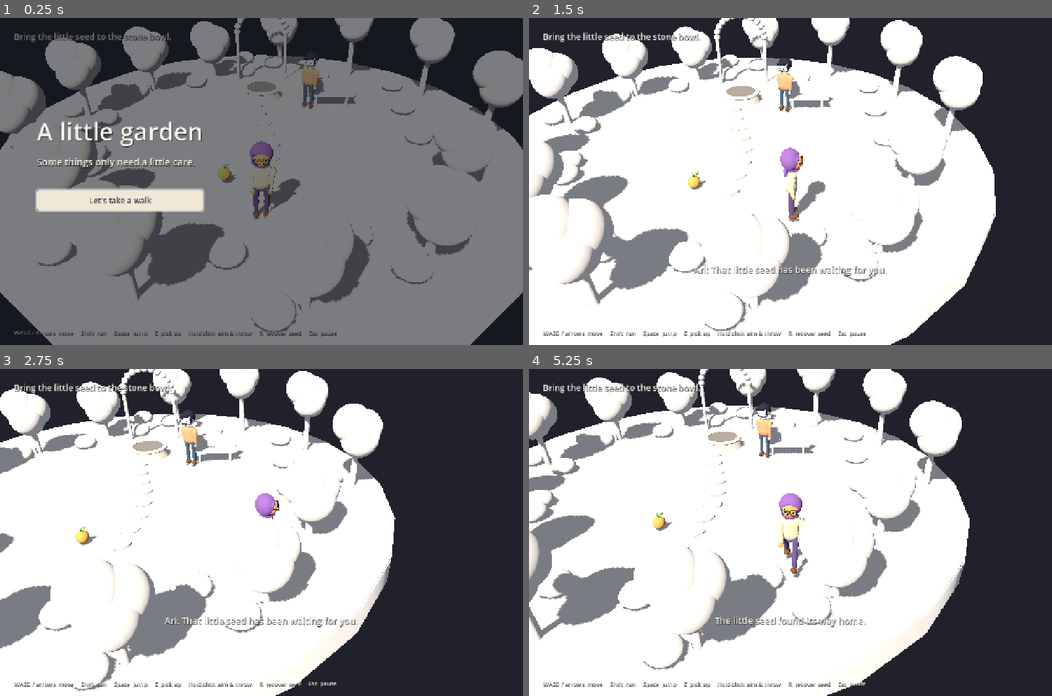
Above: before the commit, frames 1-4 (two rows, left to right).
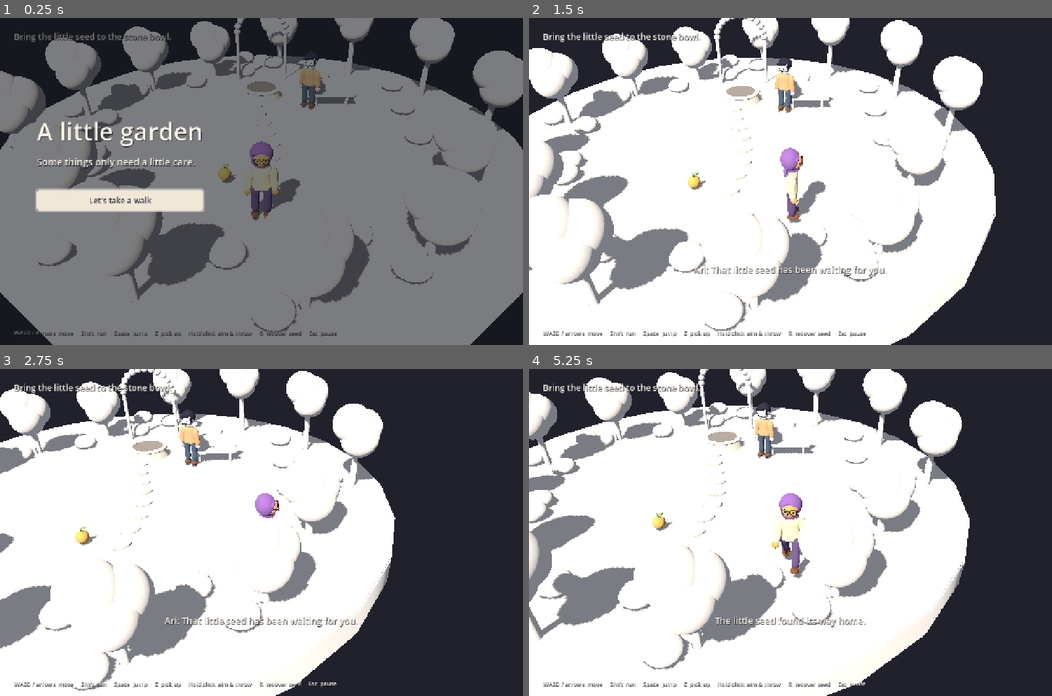
Above: after the commit, the same moments.

Repository: DancingPumpkin65/little-garden
Game: Godot game, scene res://main.tscn
The game is run twice, just before and just after one commit, with the same random seed, the same clock (stepped at 60 frames per second) and the same inputs.
Inputs (mouse positions are in pixels of both pictures, inside the frame that each line leads up to):
- Up to frame 1 (0.25 s): no input
- Up to frame 2 (1.5 s): tap Enter at 0.5 s; move the mouse to (905, 165) at 0.52 s; hold D 0.53-1.25 s; tap E at 0.6 s; click (905, 165) at 0.67 s; tap Space at 0.77 s; drag from (685, 197) to (764, 246) at 1.27 s
- Up to frame 3 (2.75 s): move the mouse to (313, 460) at 2.02 s; hold D from 2.03 s (still down); hold Shift from 2.03 s (still down)
- Up to frame 4 (5.25 s): release D at 2.75 s; release Shift at 2.75 s; drag from (764, 597) to (633, 483) at 2.77 s; move the mouse to (947, 581) at 3.52 s; hold A 3.53-4.25 s; tap R at 3.6 s; tap Space at 3.77 s; drag from (633, 483) to (712, 450) at 4.27 s; move the mouse to (816, 532) at 5.02 s; hold S from 5.03 s (still down); tap E at 5.1 s; click (816, 532) at 5.17 s

The runs differ from the first frame. In frame 1, 0.4% of the frame differs, in the area x 46-63%, y 15-62%; in frame 2, 0.4%; in frame 3, 0.2%; in frame 4, 0.5%, in the area x 43-54%, y 15-65%.

Commit message:
Use reference comparisons and continuous skinned limbs to improve character construction

Diff:
--- a/scripts/character.gd
+++ b/scripts/character.gd
@@ -9,6 +9,8 @@
 var head := Node3D.new()
 var knees: Array[Node3D] = []
 var elbows: Array[Node3D] = []
+var arm_rigs: Array[Skeleton3D] = []
+var leg_rigs: Array[Skeleton3D] = []
 var gait := 0.0
 var carrying := false
 var drive := Vector3.ZERO
@@ -31,7 +33,7 @@
 	var trouser := Shapes.material(Color("506273") if npc else Color("655080"))
 	var boots := Shapes.material(Color("815438"))
 	# The torso has a shoulder line, waist and hem; the hip is a separate volume.
-	Shapes.profile(visual, [Vector3(1.18, 0.01, 0.01), Vector3(1.22, 0.32, 0.19), Vector3(1.42, 0.28, 0.175), Vector3(1.66, 0.27, 0.18), Vector3(1.88, 0.35, 0.19), Vector3(1.98, 0.29, 0.16), Vector3(2.02, 0.13, 0.12)], coat)
+	Shapes.profile(visual, [Vector3(1.17, 0.01, 0.01), Vector3(1.18, 0.37, 0.22), Vector3(1.20, 0.37, 0.22), Vector3(1.34, 0.34, 0.22), Vector3(1.52, 0.30, 0.20), Vector3(1.72, 0.30, 0.20), Vector3(1.88, 0.35, 0.20), Vector3(1.98, 0.29, 0.17), Vector3(2.02, 0.13, 0.12)], coat)
 	Shapes.profile(visual, [Vector3(1.12, 0.22, 0.15), Vector3(1.25, 0.29, 0.18), Vector3(1.35, 0.25, 0.16)], trouser)
 	Shapes.cylinder(visual, Vector3(0, 2.06, 0), 0.105, 0.18, skin)
 	visual.add_child(head)
@@ -63,27 +65,27 @@
 		var side: float = pair[1]
 		visual.add_child(arm)
 		arm.position = Vector3(side * 0.35, 1.91, 0)
-		Shapes.profile(arm, [Vector3(-0.46, 0.09, 0.095), Vector3(-0.23, 0.115, 0.11), Vector3(-0.05, 0.135, 0.12), Vector3(0.04, 0.025, 0.025)], coat)
+		var arm_mesh := Shapes.profile(arm, [Vector3(-0.88, 0.01, 0.01), Vector3(-0.84, 0.105, 0.105), Vector3(-0.68, 0.125, 0.12), Vector3(-0.54, 0.135, 0.125), Vector3(-0.45, 0.13, 0.13), Vector3(-0.38, 0.135, 0.13), Vector3(-0.24, 0.15, 0.14), Vector3(-0.08, 0.155, 0.145), Vector3(0.04, 0.03, 0.03)], coat, 0.43)
+		arm_rigs.append(arm_mesh.get_node(arm_mesh.skeleton) as Skeleton3D)
 		var elbow := Node3D.new()
 		arm.add_child(elbow)
 		elbow.position.y = -0.43
 		elbows.append(elbow)
-		Shapes.profile(elbow, [Vector3(-0.4, 0.072, 0.072), Vector3(-0.22, 0.088, 0.085), Vector3(0.02, 0.09, 0.095)], coat)
-		Shapes.sphere(elbow, Vector3(0, -0.44, 0.015), Vector3(0.17, 0.23, 0.15), skin)
+		Shapes.sphere(elbow, Vector3(0, -0.44, 0.015), Vector3(0.25, 0.26, 0.23), skin)
 	for pair in [[left_leg, -1.0], [right_leg, 1.0]]:
 		var leg: Node3D = pair[0]
 		var side: float = pair[1]
 		visual.add_child(leg)
-		leg.position = Vector3(side * 0.18, 1.27, 0)
-		Shapes.profile(leg, [Vector3(-0.58, 0.085, 0.09), Vector3(-0.3, 0.105, 0.12), Vector3(-0.04, 0.13, 0.14), Vector3(0.06, 0.075, 0.08)], trouser)
+		leg.position = Vector3(side * 0.21, 1.27, 0)
+		var leg_mesh := Shapes.profile(leg, [Vector3(-1.10, 0.04, 0.04), Vector3(-1.06, 0.115, 0.12), Vector3(-0.90, 0.135, 0.14), Vector3(-0.75, 0.15, 0.15), Vector3(-0.62, 0.14, 0.145), Vector3(-0.54, 0.135, 0.145), Vector3(-0.46, 0.14, 0.15), Vector3(-0.30, 0.16, 0.17), Vector3(-0.10, 0.17, 0.18), Vector3(0.03, 0.115, 0.13), Vector3(0.08, 0.01, 0.01)], trouser, 0.55)
+		leg_rigs.append(leg_mesh.get_node(leg_mesh.skeleton) as Skeleton3D)
 		var knee := Node3D.new()
 		leg.add_child(knee)
 		knee.position.y = -0.55
 		knees.append(knee)
-		Shapes.profile(knee, [Vector3(-0.54, 0.068, 0.07), Vector3(-0.31, 0.088, 0.1), Vector3(-0.12, 0.094, 0.11), Vector3(0.03, 0.085, 0.09)], trouser)
-		Shapes.sphere(knee, Vector3(0, -0.6, 0.065), Vector3(0.22, 0.19, 0.37), boots)
-	left_arm.rotation.z = 0.08
-	right_arm.rotation.z = -0.08
+		Shapes.sphere(knee, Vector3(0, -0.6, 0.065), Vector3(0.29, 0.21, 0.46), boots)
+	left_arm.rotation.z = -0.12
+	right_arm.rotation.z = 0.12
 
 func build_glasses(frame_material: Material) -> void:
 	for side in [-1.0, 1.0]:
@@ -138,10 +140,13 @@
 	knees[1].rotation.x = maxf(0, cos(gait)) * 0.8 * stride
 	for elbow in elbows:
 		elbow.rotation.x = lerpf(elbow.rotation.x, -0.6 if carrying else -0.12 - stride * 0.15, delta * 12)
+	for i in range(2):
+		leg_rigs[i].set_bone_pose_rotation(1, Quaternion(Vector3.RIGHT, knees[i].rotation.x))
+		arm_rigs[i].set_bone_pose_rotation(1, Quaternion(Vector3.RIGHT, elbows[i].rotation.x))
 	left_arm.rotation.x = lerpf(left_arm.rotation.x, -0.95 if carrying else -sin(gait) * 0.5 * stride, delta * 14)
 	right_arm.rotation.x = lerpf(right_arm.rotation.x, -0.95 if carrying else sin(gait) * 0.5 * stride, delta * 14)
-	left_arm.rotation.z = -0.13 if carrying else 0.08
-	right_arm.rotation.z = 0.13 if carrying else -0.08
+	left_arm.rotation.z = -0.13 if carrying else -0.12
+	right_arm.rotation.z = 0.13 if carrying else 0.12
 	visual.position.y = absf(sin(gait)) * 0.06 * stride + sin(Time.get_ticks_msec() * 0.002) * 0.012
 	head.rotation.z = sin(gait * 0.5) * 0.015
 
--- a/scripts/game.gd
+++ b/scripts/game.gd
@@ -82,10 +82,16 @@
 		aim_dots.append(dot)
 	if testing or not screenshot_mode.is_empty():
 		if screenshot_mode != "title": start()
-		if screenshot_mode == "characters":
+		if screenshot_mode.begins_with("characters"):
 			player.position = Vector3(-0.8, 0.05, 2.0)
 			friend.position = Vector3(0.8, 0.05, 2.0)
 			friend.rotation.y = 0
+			if screenshot_mode == "characters-back":
+				player.visual.rotation.y = PI
+				friend.visual.rotation.y = PI
+			if screenshot_mode == "characters-side":
+				player.visual.rotation.y = PI / 2
+				friend.visual.rotation.y = PI / 2
 			hud.objective.text = ""
 			hud.speech("")
 			ball.hide()
@@ -251,7 +257,7 @@
 	var offset := Vector3(0, 8.5, 12.5).rotated(Vector3.UP, yaw)
 	camera.position = camera.position.lerp(focus + offset, 1.0 - exp(-delta * 4))
 	camera.look_at(focus)
-	if screenshot_mode == "characters":
+	if screenshot_mode.begins_with("characters"):
 		camera.position = Vector3(0, 2.9, 7.6)
 		camera.look_at(Vector3(0, 1.4, 2))
 	update_hud()
@@ -263,6 +269,7 @@
 
 func update_hud() -> void:
 	hud.prompt.text = ""
+	if screenshot_mode.begins_with("characters"): return
 	if stage == Stage.TITLE: return
 	if held: hud.prompt.text = "Release to throw" if charging else "Hold left click to aim  ·  Right-drag to turn the camera"
 	elif stage == Stage.SEED and player.position.distance_to(ball.position) < 2: hud.prompt.text = "E  Pick up the little seed"
@@ -280,6 +287,14 @@
 			if dot.position.y < 0.1: dot.visible = false
 
 func capture(view: String) -> void:
+	if view == "characters-walk":
+		player.left_leg.rotation.x = -0.4
+		player.right_leg.rotation.x = 0.4
+		player.knees[0].rotation.x = 0.65
+		player.leg_rigs[0].set_bone_pose_rotation(1, Quaternion(Vector3.RIGHT, 0.65))
+		player.elbows[0].rotation.x = -0.45
+		player.arm_rigs[0].set_bone_pose_rotation(1, Quaternion(Vector3.RIGHT, -0.45))
+		player.set_physics_process(false)
 	await RenderingServer.frame_post_draw
 	var path := "res://artifacts/" + view + ".png"
 	get_viewport().get_texture().get_image().save_png(path)
--- a/scripts/shapes.gd
+++ b/scripts/shapes.gd
@@ -47,7 +47,7 @@
 	return body
 
 # Elliptical cross-sections form one connected surface instead of stacked balls.
-static func profile(parent: Node3D, sections: Array[Vector3], mat: Material) -> MeshInstance3D:
+static func profile(parent: Node3D, sections: Array[Vector3], mat: Material, joint: float = INF) -> MeshInstance3D:
 	var surface := SurfaceTool.new()
 	surface.begin(Mesh.PRIMITIVE_TRIANGLES)
 	var segments := 20
@@ -60,7 +60,22 @@
 			var points := [Vector3(cos(a) * low.y, low.x, sin(a) * low.z), Vector3(cos(b) * low.y, low.x, sin(b) * low.z), Vector3(cos(b) * high.y, high.x, sin(b) * high.z), Vector3(cos(a) * high.y, high.x, sin(a) * high.z)]
 			for index in [0, 1, 2, 0, 2, 3]:
 				surface.set_smooth_group(0)
+				if is_finite(joint):
+					var weight := smoothstep(joint - 0.13, joint + 0.13, -points[index].y)
+					surface.set_bones(PackedInt32Array([0, 1, 0, 0]))
+					surface.set_weights(PackedFloat32Array([1.0 - weight, weight, 0, 0]))
 				surface.add_vertex(points[index])
 	surface.index()
 	surface.generate_normals()
-	return mesh(parent, surface.commit(), Vector3.ZERO, mat)
+	var result := mesh(parent, surface.commit(), Vector3.ZERO, mat)
+	if is_finite(joint):
+		var skeleton := Skeleton3D.new()
+		parent.add_child(skeleton)
+		skeleton.add_bone("upper")
+		skeleton.add_bone("lower")
+		skeleton.set_bone_parent(1, 0)
+		skeleton.set_bone_rest(1, Transform3D(Basis.IDENTITY, Vector3(0, -joint, 0)))
+		skeleton.reset_bone_poses()
+		result.skeleton = result.get_path_to(skeleton)
+		result.skin = skeleton.create_skin_from_rest_transforms()
+	return result
Not shown, added: AGENTS.md
